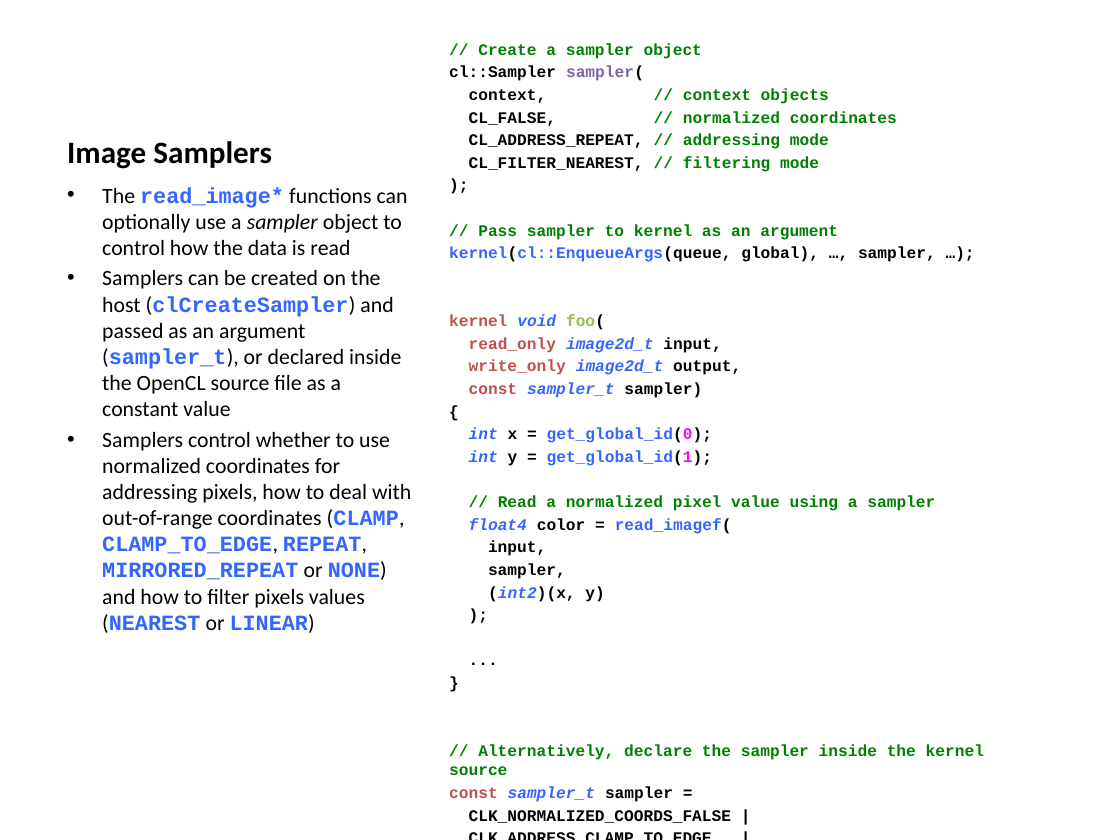
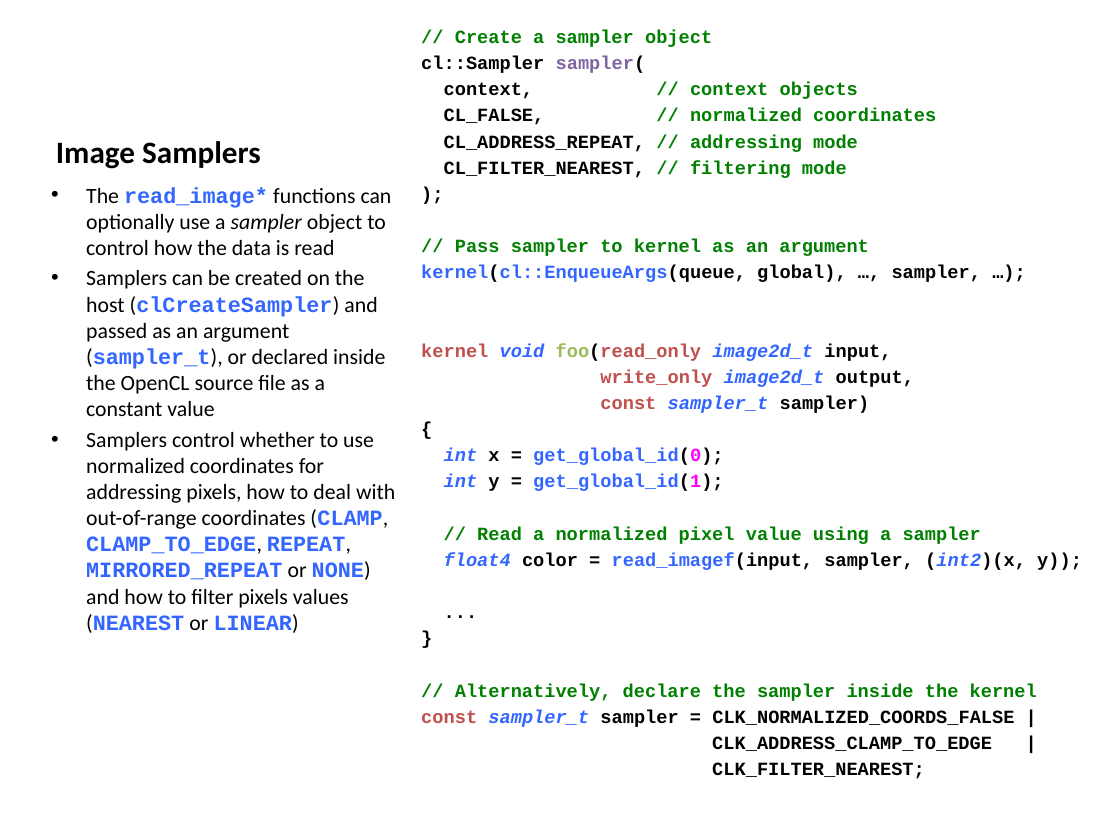
Before and after one commit to UoB-HPC/opencl-training-code, a slide deck: slide 83 of slides/advanced_part3.pptx (slide 86 before the commit). Drawn at 1120x840 pixels with LibreOffice and Linux fonts; fonts in the diff are those of the drawing. Boxes give left, top, right and bottom in pixels: in the first picture for what was removed or moved away, otherwise in the second. Text is boxed around its words. In the diff, an @@ line names an element or a change of style, - is before the commit and + after.

```diff
--- a/slides/advanced_part3.pptx
+++ b/slides/advanced_part3.pptx
@@ text "// Create a sampler object" moved from (x1=449, y1=43, x2=984, y2=823) to (x1=421, y1=30, x2=1082, y2=779) @@
@@ title "Image Samplers" moved from (x1=67, y1=141, x2=272, y2=169) to (x1=56, y1=141, x2=261, y2=169) @@
@@ text at (x1=421, y1=30, x2=992, y2=779): size 10.4 to 12 pt in "// Create a sampler object", "cl::Sampler sampler(", "context, // context objects", "CL_FALSE, // normalized coordinates" and 15 more places @@
@@ text "The read_image* functions can optionally ..." moved from (x1=102, y1=187, x2=411, y2=633) to (x1=86, y1=187, x2=395, y2=633) @@
@@ text at (x1=421, y1=344, x2=891, y2=361): text changed; size 10.4 to 12 pt @@
-kernel void foo(
-read_only image2d_t input,
+kernel void foo(read_only image2d_t input,
@@ text at (x1=444, y1=553, x2=1082, y2=570): text changed; size 10.4 to 12 pt @@
-float4 color = read_imagef(
-input,
-sampler,
-(int2)(x, y)
-);
+float4 color = read_imagef(input, sampler, (int2)(x, y));
@@ text at (x1=421, y1=684, x2=1037, y2=727): text changed; size 10.4 to 12 pt @@
-// Alternatively, declare the sampler inside the kernel source
-const sampler_t sampler =
-CLK_NORMALIZED_COORDS_FALSE |
+// Alternatively, declare the sampler inside the kernel
+const sampler_t sampler = CLK_NORMALIZED_COORDS_FALSE |
```
Also in this commit, not shown: 31 other slides changed.
